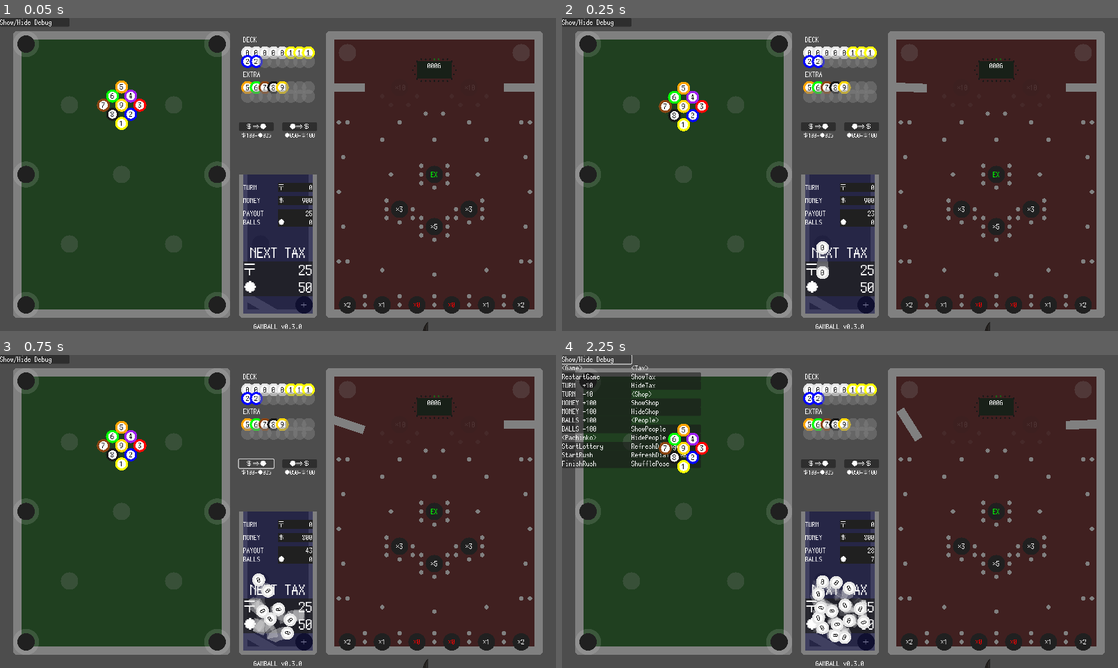
Above: before the commit, frames 1-4 (two rows, left to right).
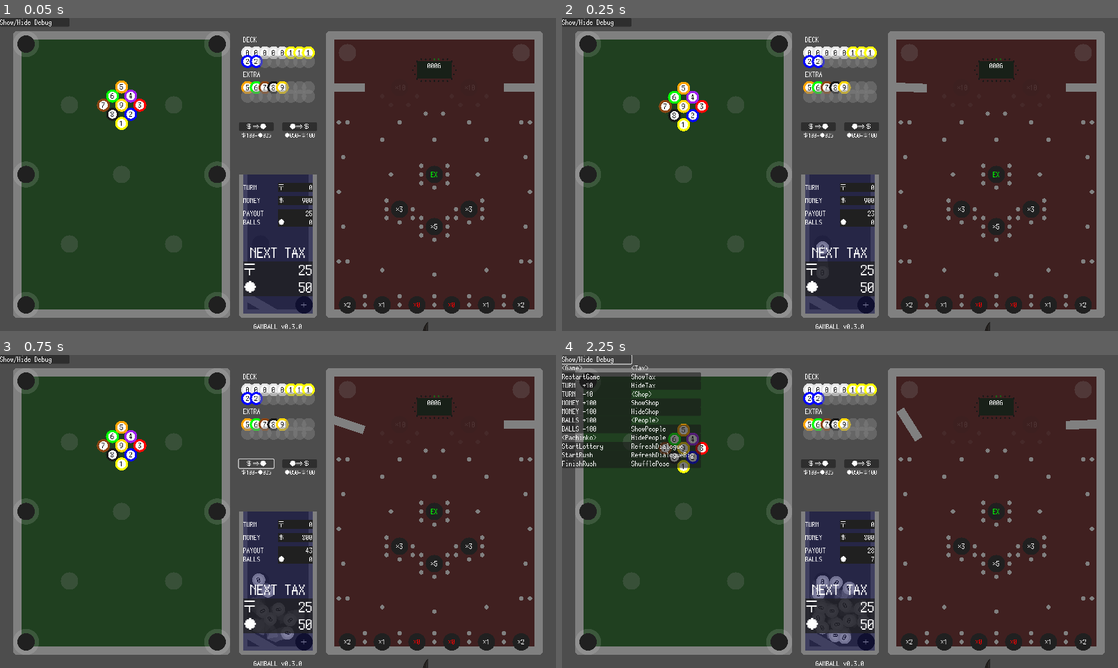
Above: after the commit, the same moments.

Repository: kamikoloss/gamball
Game: Godot game, scene res://scenes/game/game.tscn
Two runs of this game, one before a commit and one after it. Both use one fixed random seed, a clock stepped at 60 frames per second and the inputs below. This scene is started directly instead of the project's main scene. Sound files missing from this copy of the repository are replaced by a short silence.
Inputs:
- Up to frame 1 (0.05 s): no input
- Up to frame 2 (0.25 s): no input
- Up to frame 3 (0.75 s): click "＄⇒●" at 0.5 s
- Up to frame 4 (2.25 s): click "●⇒＄" at 1.25 s; click "Show/Hide Debug" at 2 s

Frame 1 is identical in both runs. In frame 2, 0.2% of the frame differs, in the area x 45-48%, y 71-84%; in frame 3, 1.0%; in frame 4, 2.0%, in the area x 17-56%, y 22-93%.

Commit message:
ball の z_index を修正した

Diff:
--- a/scenes/common/ball.tscn
+++ b/scenes/common/ball.tscn
@@ -17,7 +17,7 @@
 point_count = 2
 
 [node name="Ball" type="RigidBody2D" node_paths=PackedStringArray("_main_texture", "_inner_texture", "_mask_texture", "_level_label", "_hole_area", "_trail_line")]
-z_index = 2
+z_index = 4
 physics_material_override = SubResource("PhysicsMaterial_nh6hv")
 contact_monitor = true
 max_contacts_reported = 4
@@ -107,6 +107,6 @@
 
 [node name="Line2D" type="Line2D" parent="."]
 top_level = true
-z_index = 1
+z_index = 2
 width = 30.0
 width_curve = SubResource("Curve_pexpb")
--- a/scenes/game/game.tscn
+++ b/scenes/game/game.tscn
@@ -1487,16 +1487,8 @@
 position = Vector2(280, 160)
 level = 5
 
-[node name="StackGlass" type="TextureRect" parent="."]
-self_modulate = Color(0, 0, 0.25098, 0.501961)
-offset_left = 560.0
-offset_top = 360.0
-offset_right = 720.0
-offset_bottom = 680.0
-texture = ExtResource("4_b0m3n")
-expand_mode = 1
-
 [node name="UI" type="Control" parent="." node_paths=PackedStringArray("_balls_slot_deck", "_balls_slot_extra", "_buy_b …(332 unchanged characters)…
+z_index = 20
 layout_mode = 3
 anchors_preset = 0
 script = ExtResource("13_aavli")
@@ -1522,6 +1514,16 @@
 _shop_exit_button = NodePath("Shop/Exit")
 _people_window = NodePath("People")
 
+[node name="StackGlass" type="TextureRect" parent="UI"]
+self_modulate = Color(0, 0, 0.25098, 0.501961)
+layout_mode = 0
+offset_left = 560.0
+offset_top = 360.0
+offset_right = 720.0
+offset_bottom = 680.0
+texture = ExtResource("4_b0m3n")
+expand_mode = 1
+
 [node name="Tax" type="Control" parent="UI"]
 visible = false
 layout_mode = 3
@@ -2369,6 +2371,7 @@
 vertical_alignment = 1
 
 [node name="UIDebug" type="Control" parent="." node_paths=PackedStringArray("_game", "_billards", "_pachinko", "_stack" …(524 unchanged characters)…
+z_index = 20
 layout_mode = 3
 anchors_preset = 0
 script = ExtResource("16_cuefl")
